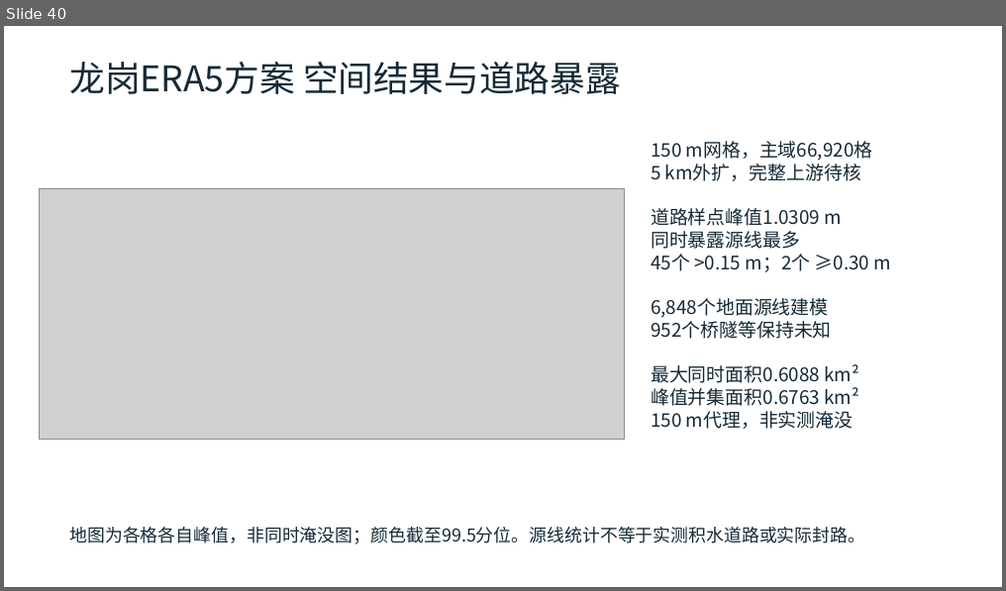
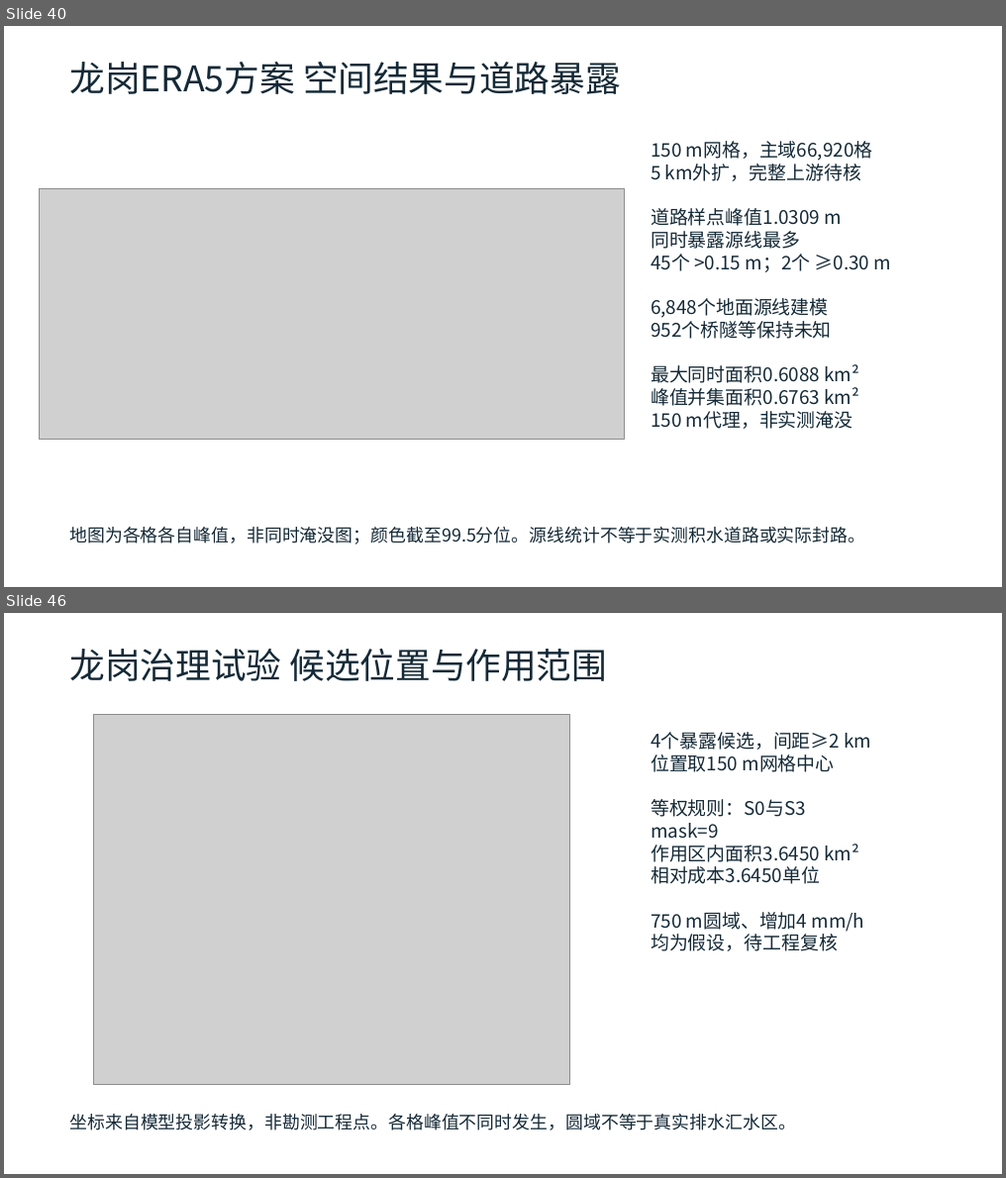
Before and after one commit to zhzhzh666/jiaotong, a slide deck: docs/deliverables/开题与阶段进展汇报.pptx. Shown one above the other, each under a label of ours: slide 40 before the commit, slides 40 and 46 after it; the slides between them are not shown. The pictures are 1006x591 and 1006x1178 pixels, drawn with LibreOffice and Linux fonts; fonts in the diff are those of the drawing; grey boxes stand for pictures. Boxes give left, top, right and bottom in pixels: in the first picture for what was removed or moved away, otherwise in the second. Text is boxed around its words. In the diff, an @@ line names an element or a change of style, - is before the commit and + after.

```diff
--- a/docs/deliverables/开题与阶段进展汇报.pptx
+++ b/docs/deliverables/开题与阶段进展汇报.pptx
@@ slide 46 added at (4, 613, 1002, 1174), background #FFFFFF @@
@@ text added at (69, 649, 607, 681), 34 pt, text #142936 @@
+龙岗治理试验 候选位置与作用范围
@@ picture added at (93, 714, 569, 1084) @@
@@ text added at (650, 732, 871, 952), 18 pt, text #142936 @@
+4个暴露候选，间距≥2 km
+位置取150 m网格中心
+等权规则：S0与S3
+mask=9
+作用区内面积3.6450 km²
+相对成本3.6450单位
+750 m圆域、增加4 mm/h
+均为假设，待工程复核
@@ text added at (69, 1114, 795, 1131), 17 pt, text #142936 @@
+坐标来自模型投影转换，非勘测工程点。各格峰值不同时发生，圆域不等于真实排水汇水区。
```
Also in this commit, not shown: 9 slides changed, 6 other slides added, 18 other files.
